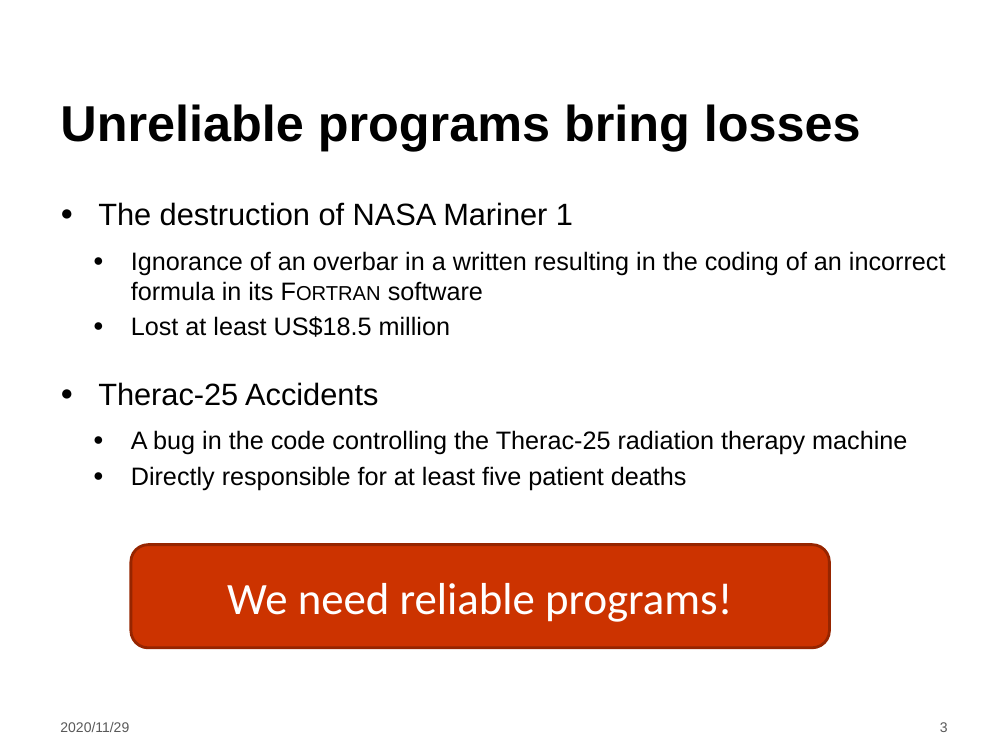
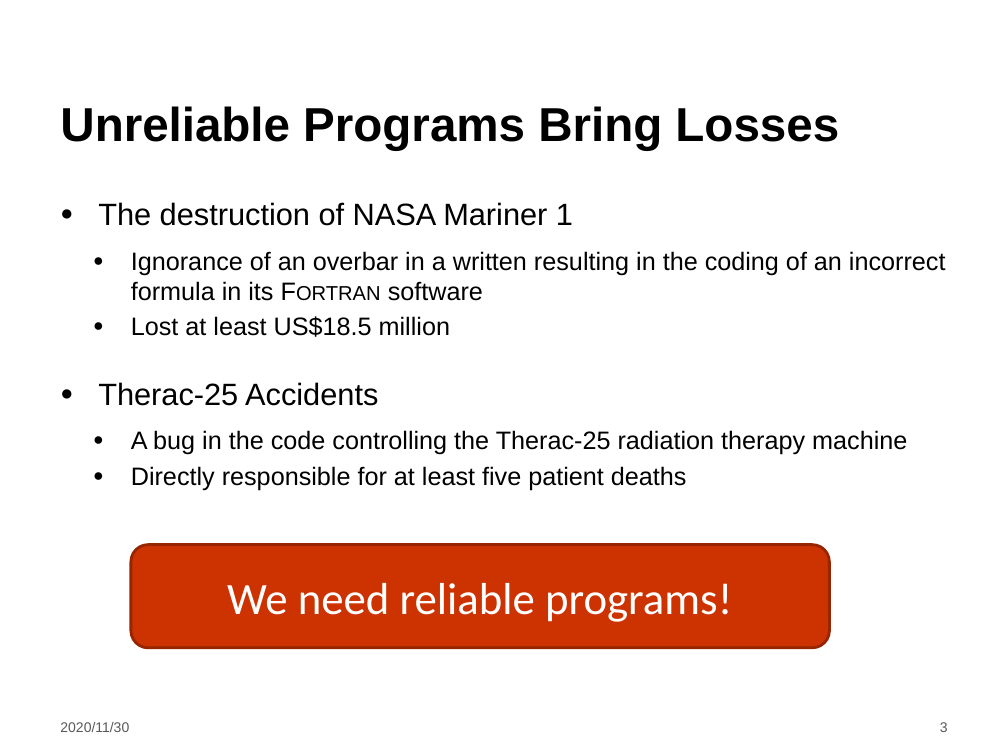
Before and after one commit to LintianShi/Research-Proposal, a slide deck: slide 3 of Symbolic_execution.pptx. Drawn at 1008x756 pixels with LibreOffice and Linux fonts; fonts in the diff are those of the drawing; background and template pictures are left out. Boxes give left, top, right and bottom in pixels: in the first picture for what was removed or moved away, otherwise in the second. Text is boxed around its words. In the diff, an @@ line names an element or a change of style, - is before the commit and + after.

```diff
--- a/Symbolic_execution.pptx
+++ b/Symbolic_execution.pptx
@@ title at [60, 106, 839, 151]: text changed; size 36 to 34 pt @@
-Unreliable programs bring losses
+Unreliable Programs Bring Losses
@@ text at [60, 722, 129, 732]: text changed @@
-2020/11/29
+2020/11/30
```
Also in this commit, not shown: 11 other slides changed, 5 slides added, 4 slides removed.
